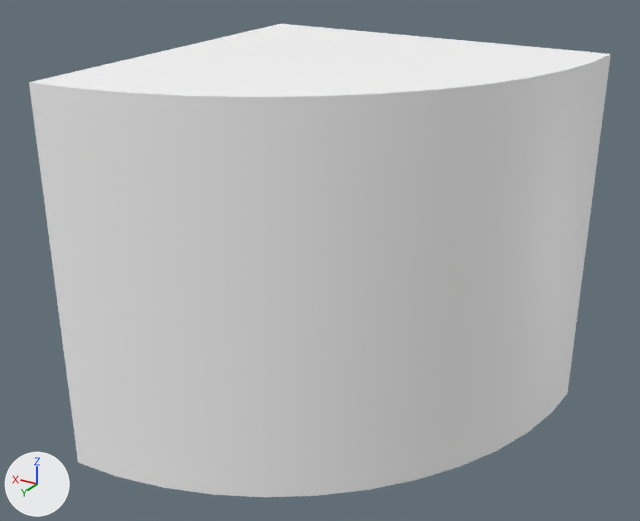
An edit to the FBX model Assets/Art/Environment/Containing/Models/Env_Ctn_Block_Curved_Large_Fill_CW.fbx, drawn before and after from the same camera.
One viewpoint serves both versions: a camera (50 mm lens) standing at (-3.08, 4.66, 2.81) and looking at (-0.91, 1.05, 1.01). Arrows for +X, +Y and +Z are at lower left; the lights stay in place. Where no turn or scale is listed for an object, it has been applied to the vertices.

The first picture shows 'Block_Curved_Large_Fill', 'Block_Curved_Large_Top_Fill'.
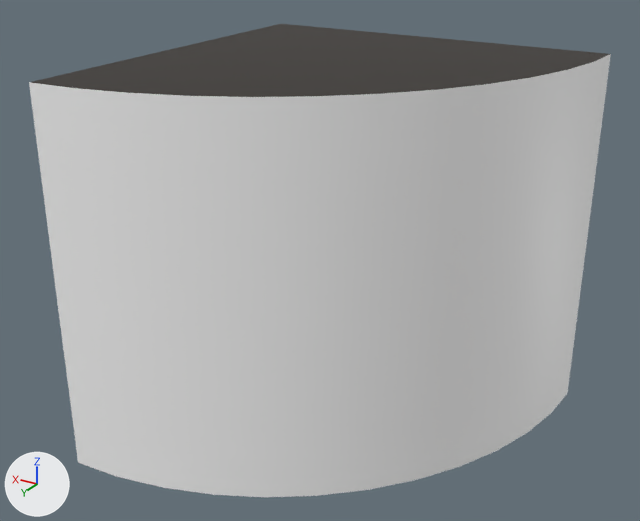
What differs and where, as boxes [x1, y1, x2, y2] in the pictures (640 x 521 px):
part 1 of me_mesh, recoloured (white to grey)
    both: [31, 24, 610, 97]

The change, as a diff of the scene's bpy script:
```diff
--- a/Assets/Art/Environment/Containing/Models/Env_Ctn_Block_Curved_Large_Fill_CW.fbx.py
+++ b/Assets/Art/Environment/Containing/Models/Env_Ctn_Block_Curved_Large_Fill_CW.fbx.py
@@ mat_wall_cut @@
+mat_wall_cut = principled_material('Wall_Cut')
+mat_wall_cut.base_color = (0.017, 0.0109, 0.00566)  # black #231b11
@@ me_mesh @@
 me_mesh.from_pydata(...)  # 28 vertices, 38 faces; spans x -2.0..0.0, y 0.0..2.0, z 1.0..2.0
 # used by ob_block_curved_large_top_fill; location = (0.0, 0.0, 0.0)
+# me_mesh part 1: all 24 faces centred in x -1.33..-0.09, y 0.09..1.33, z 1.0..2.0 switch from mat_lambert2 (its picture is missing) to mat_wall_cut (black #231b11)
```
